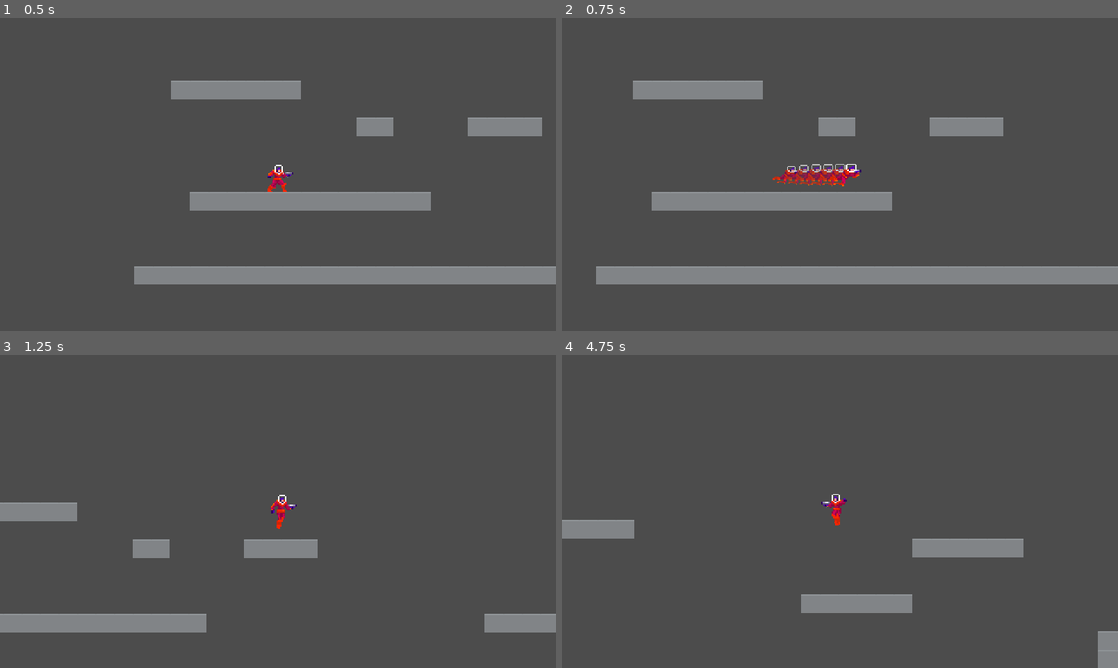
Above: before the commit, frames 1-4 (two rows, left to right).
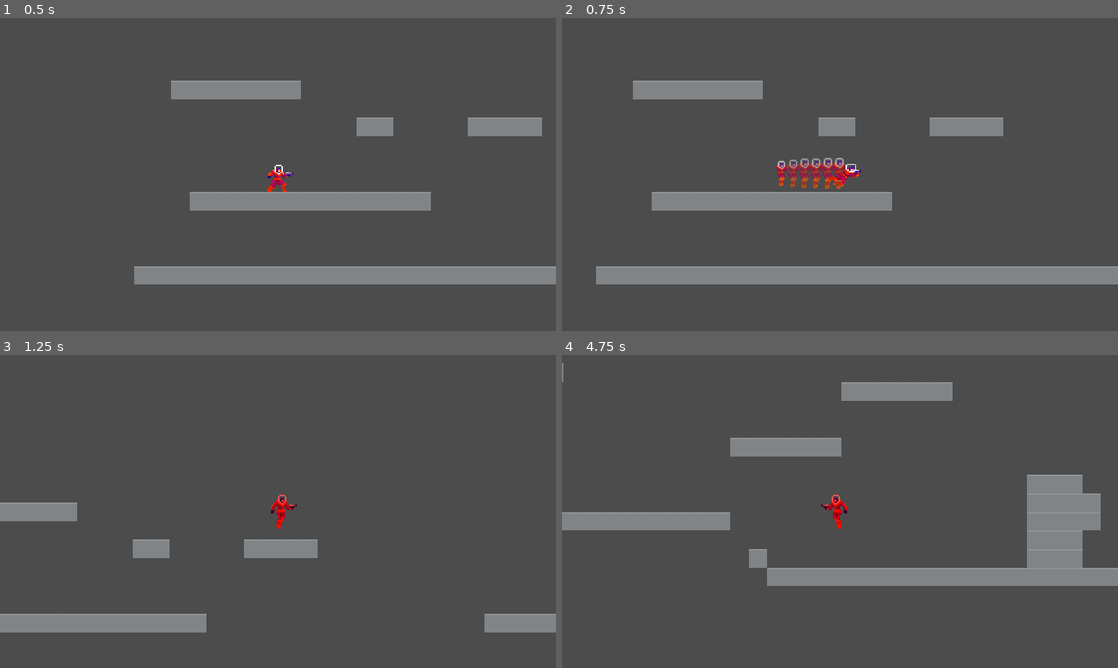
Above: after the commit, the same moments.

Repository: JuroUhlar/red_cascade
Game: Godot game, scene res://World.tscn
Two runs of this game, one before a commit and one after it. Both use one fixed random seed, a clock stepped at 60 frames per second and the inputs below.
Inputs:
- Up to frame 1 (0.5 s): no input
- Up to frame 2 (0.75 s): tap Enter at 0.5 s; hold D (move_right) from 0.53 s (still down); tap X (dash) at 0.6 s
- Up to frame 3 (1.25 s): keep holding D (move_right); tap Space (jump) at 0.77, 0.8, 1.07 s
- Up to frame 4 (4.75 s): tap Space (jump) at 1.35, 1.52, 1.82, 2.3, 3.02, 3.32, 3.6, 3.77, 4.07, 4.52 s; tap X (dash) at 1.55, 2.1, 2.85, 4.35 s; release D (move_right) at 2.03 s; hold A (move_left) 2.03-2.78 s; hold D (move_right) 2.78-4.28 s; hold A (move_left) from 4.28 s (still down)

Frame 1 is identical in both runs. In frame 2, 0.8% of the frame differs, in the area x 37-54%, y 44-55%; in frame 3, 0.2%; in frame 4, 14%, in the area x 0-100%, y 2-100%.

Commit message:
Dash improvements, dash up, cooldown indicator

Diff:
--- a/Player.tscn
+++ b/Player.tscn
@@ -1,21 +1,22 @@
-[gd_scene load_steps=25 format=2]
+[gd_scene load_steps=26 format=2]
 
 [ext_resource path="res://scripts/Player.gd" type="Script" id=1]
-[ext_resource path="res://assets/Player/player-dash3.png" type="Texture" id=2]
+[ext_resource path="res://assets/Player/player-trail.png" type="Texture" id=2]
 [ext_resource path="res://assets/Player/player-jump1.png" type="Texture" id=3]
 [ext_resource path="res://assets/Player/player-fall3.png" type="Texture" id=4]
 [ext_resource path="res://assets/Player/player-fall2.png" type="Texture" id=5]
 [ext_resource path="res://assets/Player/player-dash1.png" type="Texture" id=6]
 [ext_resource path="res://assets/Player/player-dash2.png" type="Texture" id=7]
-[ext_resource path="res://assets/Player/player-run1.png" type="Texture" id=8]
-[ext_resource path="res://assets/Player/player-run2.png" type="Texture" id=9]
-[ext_resource path="res://assets/Player/player-run3.png" type="Texture" id=10]
-[ext_resource path="res://assets/Player/player-run4.png" type="Texture" id=11]
-[ext_resource path="res://assets/Player/player-run5.png" type="Texture" id=12]
-[ext_resource path="res://assets/Player/player-run6.png" type="Texture" id=13]
-[ext_resource path="res://assets/Player/player-jump2.png" type="Texture" id=14]
-[ext_resource path="res://assets/Player/player-jump3.png" type="Texture" id=15]
-[ext_resource path="res://assets/Player/player-jump4.png" type="Texture" id=16]
+[ext_resource path="res://assets/Player/player-dash3.png" type="Texture" id=8]
+[ext_resource path="res://assets/Player/player-run1.png" type="Texture" id=9]
+[ext_resource path="res://assets/Player/player-run2.png" type="Texture" id=10]
+[ext_resource path="res://assets/Player/player-run3.png" type="Texture" id=11]
+[ext_resource path="res://assets/Player/player-run4.png" type="Texture" id=12]
+[ext_resource path="res://assets/Player/player-run5.png" type="Texture" id=13]
+[ext_resource path="res://assets/Player/player-run6.png" type="Texture" id=14]
+[ext_resource path="res://assets/Player/player-jump2.png" type="Texture" id=15]
+[ext_resource path="res://assets/Player/player-jump3.png" type="Texture" id=16]
+[ext_resource path="res://assets/Player/player-jump4.png" type="Texture" id=17]
 
 [sub_resource type="RectangleShape2D" id=1]
 extents = Vector2( 9, 15 )
@@ -79,6 +80,7 @@
 "_edit_group_": true
 }
 speed = Vector2( 200, 550 )
+dash_cooldown_modulation_color = Color( 1, 0.333333, 0.333333, 1 )
 
 [node name="CollisionShape2D" type="CollisionShape2D" parent="."]
 shape = SubResource( 1 )
@@ -96,7 +98,7 @@
 one_shot = true
 
 [node name="dash_cooldown" type="Timer" parent="."]
-wait_time = 0.4
+wait_time = 0.6
 one_shot = true
 
 [node name="Camera2D" type="Camera2D" parent="."]
--- a/scripts/Player.gd
+++ b/scripts/Player.gd
@@ -4,18 +4,21 @@
 onready var jump_trigger_tolerance_timer = get_node("jump_trigger_tolerance_timer")
 
 export var dash_speed_multiplier = 3.0
+export var dash_jump_multiplier = 1.0
+export var dash_cooldown_modulation_color = Color(1,1,1,1)
 
 var can_jump = true
 var grounded_last_frame
 var dashing = false
+var dashing_direction = Vector2.ZERO
+var dashing_velocity = Vector2.ZERO
 var jumping = false
 var running = false
 
 func _physics_process(delta):
 
 	if(dashing):
-		var direction = Vector2(1.0,0.0) if ($Sprite.flip_h == false) else Vector2(-1.0,0)
-		_velocity = move_and_slide(Vector2(direction.x * speed.x * dash_speed_multiplier,0), FLOOR_NORMAL)
+		_velocity = move_and_slide(dashing_velocity, FLOOR_NORMAL)
 		$trail.emitting = true
 	else:
 		var direction = get_direction()
@@ -34,10 +37,13 @@
 
 		if Input.is_action_just_pressed("dash") and $dash_cooldown.time_left <= 0:
 			dashing = true
+			dashing_direction = get_dash_direction()
+			dashing_velocity = calculate_dash_velocity(dashing_direction, speed, dash_speed_multiplier, dash_jump_multiplier)
 			$dash_timer.start()
 
 		jumping = can_jump and jumped() and is_grounded()
 
+		# Sprite management based on state
 		if dashing:
 			$Sprite.play("dash")
 		elif _velocity.y < 0:
@@ -48,7 +54,12 @@
 			$Sprite.play("run")
 		else: $Sprite.play("idle")
 
-		# Grounded jump tolearance
+		if $dash_cooldown.time_left > 0:
+			$Sprite.modulate = dash_cooldown_modulation_color
+		else:
+			$Sprite.modulate = Color(1,1,1,1)
+
+		# Grounded jump tolerance
 		if Input.is_action_just_pressed("jump") :
 			can_jump = false;
 			jump_trigger_tolerance_timer.start()
@@ -73,18 +84,28 @@
 		-1.0 if jumping else 1.0
 	)
 
-func calculcate_move_velocity(
-		linear_velocity: Vector2,
-		direction: Vector2,
-		speed: Vector2
-	) -> Vector2:
+func calculcate_move_velocity(linear_velocity: Vector2,	direction: Vector2, speed: Vector2) -> Vector2:
 	var new_velocity = linear_velocity
 	new_velocity.x = speed.x * direction.x
 	new_velocity.y += gravity * get_physics_process_delta_time()
 	if direction.y == -1.0:
 		new_velocity.y = speed.y * direction.y
-	print(new_velocity)
 	return new_velocity
+
+func get_dash_direction() -> Vector2:
+	var direction = Vector2.ZERO
+	if Input.is_action_pressed("move_up"):
+		direction.y = -1.0
+		direction.x = Input.get_action_strength("move_right") - Input.get_action_strength("move_left")
+	else:
+		direction.x = 1.0 if ($Sprite.flip_h == false) else -1.0
+	return direction
+
+func calculate_dash_velocity(direction: Vector2, speed: Vector2, dash_speed_multiplier: float, dash_jump_multiplier: float) -> Vector2:
+	var velocity = Vector2.ZERO
+	velocity.x = direction.x * speed.x * dash_speed_multiplier
+	velocity.y = direction.y * speed.y * dash_jump_multiplier
+	return velocity
 
 func is_grounded():
 	return is_on_floor() or (grounded_tolerance_timer.time_left > 0 and _velocity.y > 0)
@@ -92,7 +113,6 @@
 func jumped():
 	return jump_trigger_tolerance_timer.time_left > 0 or Input.is_action_just_pressed("jump")
 
-
 func _on_dash_timer_timeout():
 	dashing = false
 	$trail.emitting = false
Not shown: 1 places in Player.tscn that only renumber resources
Binary file added: assets/Player/player-trail.png
Not shown, added: assets/Player/player-trail.png.import
